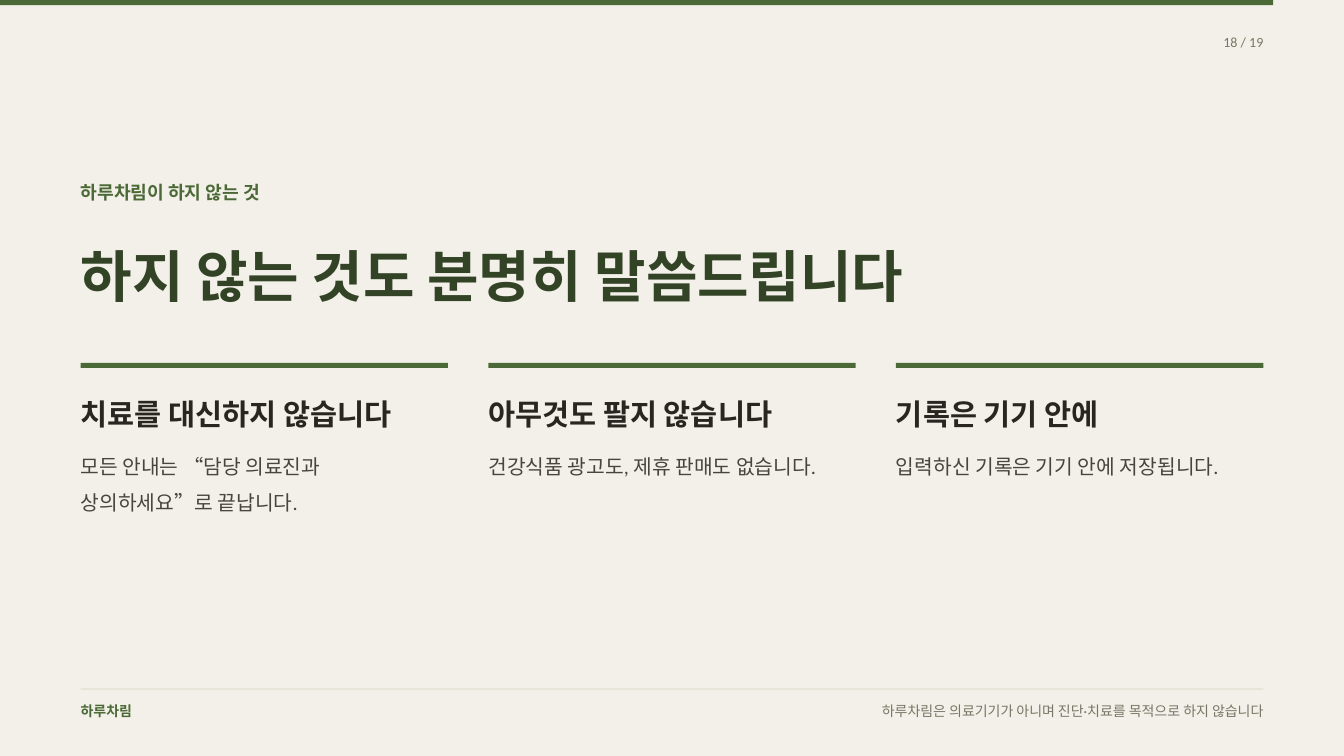
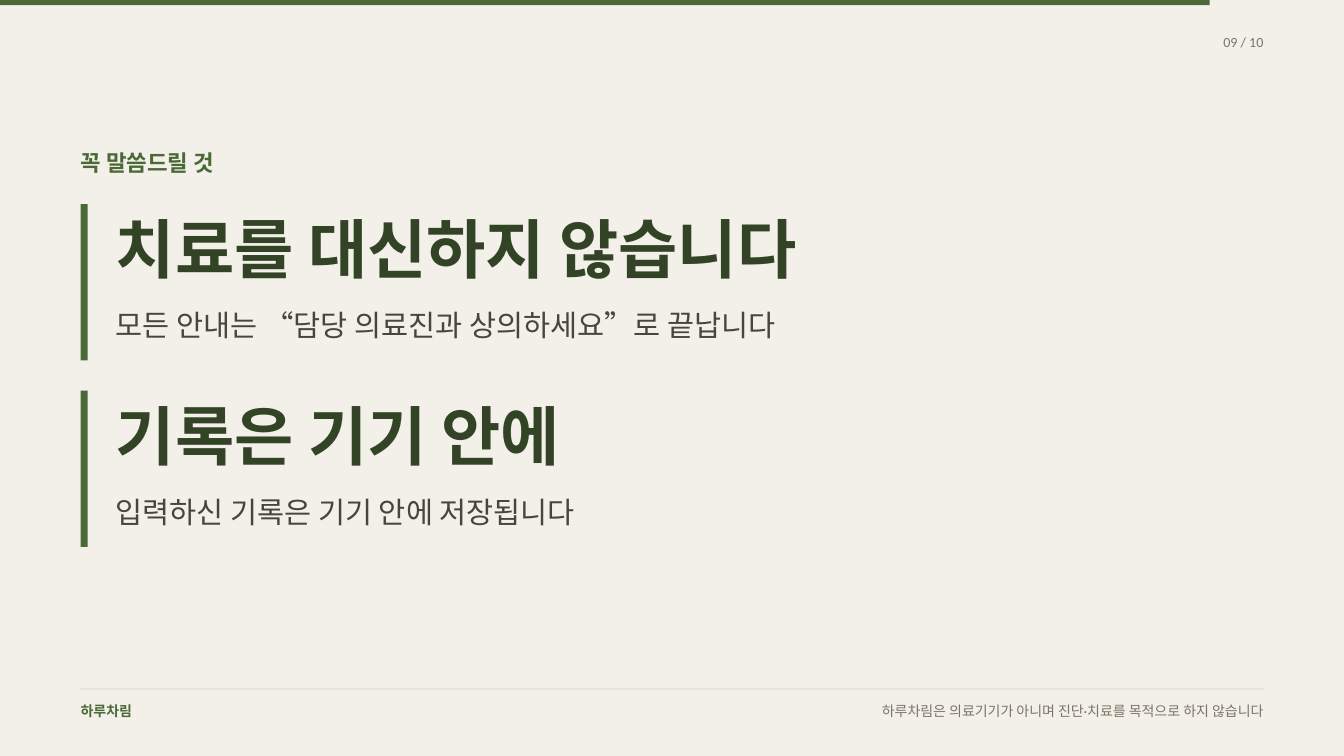
Before and after one commit to rohkwangwon-lang/harucharim-app, a slide deck: slide 9 of docs/홍보/하루차림-환자-발표.pptx (slide 18 before the commit). Drawn at 1344x756 pixels with LibreOffice and Linux fonts; fonts in the diff are those of the drawing. Boxes give left, top, right and bottom in pixels: in the first picture for what was removed or moved away, otherwise in the second. Text is boxed around its words. In the diff, an @@ line names an element or a change of style, - is before the commit and + after.

```diff
--- a/docs/홍보/하루차림-환자-발표.pptx
+++ b/docs/홍보/하루차림-환자-발표.pptx
@@ rectangle: place and size @@
-rectangle at box(0, 0, 1273, 5)
+rectangle at box(0, 0, 1210, 5)
@@ text at box(1223, 38, 1263, 47): text changed @@
-18 / 19
+09 / 10
@@ text added at box(81, 152, 214, 173), 16 pt, text #4B6936, bold @@
+꼭 말씀드릴 것
@@ text removed at box(81, 183, 260, 201) @@
-하루차림이 하지 않는 것
@@ rectangle added at box(81, 204, 88, 360), fill #4B6936 @@
@@ text "치료를 대신하지 않습니다" at box(116, 219, 796, 279): size 21 to 46 pt, text colour #282621 to #324326; line spacing 1.22 to 1 @@
@@ text "치료를 대신하지 않습니다": place and size @@
-text "치료를 대신하지 않습니다" at box(81, 400, 391, 428)
+text "치료를 대신하지 않습니다" at box(116, 219, 796, 279)
@@ text removed at box(81, 250, 904, 302) @@
-하지 않는 것도 분명히 말씀드립니다
@@ text at box(116, 311, 775, 339): text changed; size 14.5 to 21 pt @@
-모든 안내는 “담당 의료진과
-상의하세요”로 끝납니다.
+모든 안내는 “담당 의료진과 상의하세요”로 끝납니다
@@ rectangle removed at box(81, 363, 448, 368) @@
@@ rectangle removed at box(488, 363, 855, 368) @@
@@ rectangle removed at box(896, 363, 1263, 368) @@
@@ rectangle added at box(81, 391, 88, 547), fill #4B6936 @@
@@ text "기록은 기기 안에": place and size @@
-text "기록은 기기 안에" at box(896, 400, 1099, 428)
+text "기록은 기기 안에" at box(116, 406, 559, 466)
@@ text "기록은 기기 안에" at box(116, 406, 559, 466): size 21 to 46 pt, text colour #282621 to #324326; line spacing 1.22 to 1 @@
@@ text removed at box(488, 400, 772, 428) @@
-아무것도 팔지 않습니다
@@ text removed at box(488, 457, 816, 477) @@
-건강식품 광고도, 제휴 판매도 없습니다.
@@ text at box(116, 498, 575, 526): text changed; size 14.5 to 21 pt @@
-입력하신 기록은 기기 안에 저장됩니다.
+입력하신 기록은 기기 안에 저장됩니다
```
Also in this commit, not shown: 7 other slides changed, 2 slides added, 11 slides removed, 32 other files.
